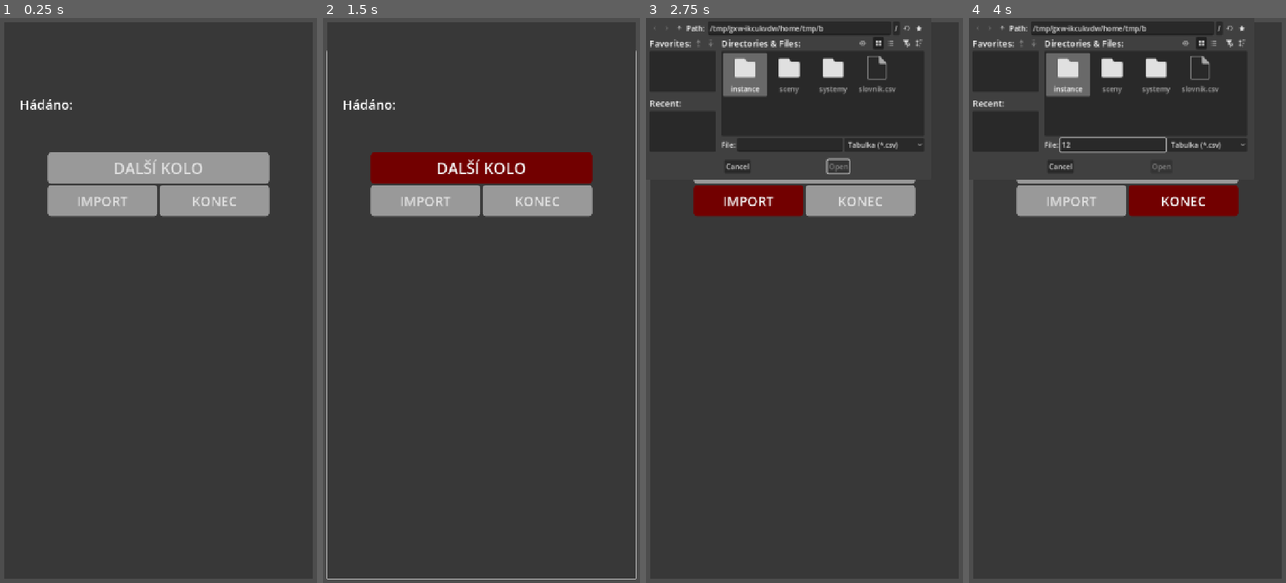
Above: before the commit, frames 1-4 (left to right).
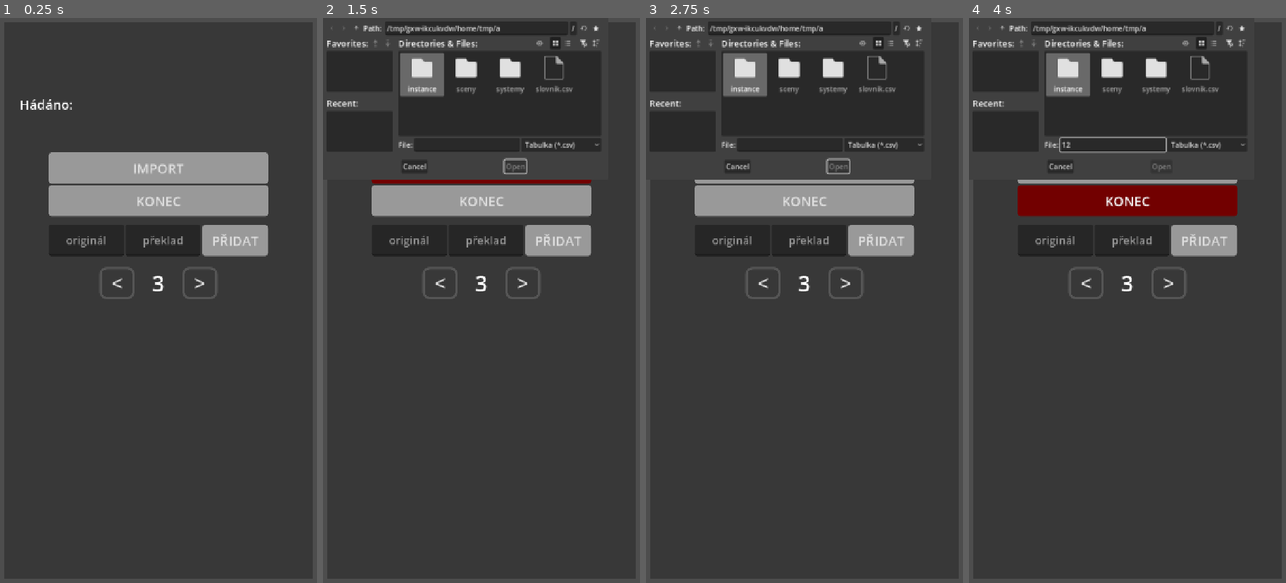
Above: after the commit, the same moments.

Repository: hyearchom/clueword
Game: Godot game, scene res://sceny/Hra.tscn
The game is run twice, just before and just after one commit, with the same random seed, the same clock (stepped at 60 frames per second) and the same inputs.
Inputs (mouse positions are in pixels of both pictures, inside the frame that each line leads up to):
- Up to frame 1 (0.25 s): no input
- Up to frame 2 (1.5 s): click (481, 317) at 0.52 s; type "12" at 0.6 s; click (481, 170) at 1.25 s, where only the run before the commit has a clickable "DALŠÍ KOLO"
- Up to frame 3 (2.75 s): click "IMPORT" at 2 s
- Up to frame 4 (4 s): click (1111, 142) at 2.77 s; type "12" at 2.85 s; click "KONEC" at 3.5 s

The runs differ from the first frame. In frame 1, 2.5% of the frame differs, in the area x 14-86%, y 23-50%; in frame 2, 9.2%, in the area x 1-99%, y 0-100%; in frame 3, 4.0%; in frame 4, 4.0%.

Commit message:
V 0.9
Added option to expand list of words

Added option to change number of words

Diff:
--- a/project.godot
+++ b/project.godot
@@ -11,7 +11,7 @@
 [application]
 
 config/name="Clueword"
-config/version="0.8"
+config/version="0.9"
 run/main_scene="uid://ctvyxn3egr5bj"
 config/features=PackedStringArray("4.7", "GL Compatibility")
 config/icon="res://icon.svg"
--- a/sceny/Hra.gd
+++ b/sceny/Hra.gd
@@ -6,6 +6,7 @@
 @onready var Chyby: Label = Stav.get_node(^"Chyby")
 @onready var Oznameni: Label = Stav.get_node(^"Oznameni")
 @onready var Pouzita: Label = $Mapa/Prvky/Stav/Pouzita/Pismena
+@onready var Nova_hra: Button = $Mapa/Prvky/Stav/NaStred/PodSebou/Nova_hra
 
 
 func _ready() -> void:
@@ -35,6 +36,7 @@
 	Chyby.vynulovat()
 	Mapa.nove_kolo()
 	Hadani.aktivace(true)
+	Nova_hra.show()
 
 
 func zavrit() -> void:
--- a/sceny/Hra.tscn
+++ b/sceny/Hra.tscn
@@ -6,6 +6,8 @@
 [ext_resource type="Script" uid="uid://x56egu836x1x" path="res://sceny/Chyby.gd" id="4_j7enp"]
 [ext_resource type="Script" uid="uid://c8n06uxdltk3i" path="res://systemy/Importovat.gd" id="5_cxnpc"]
 [ext_resource type="Script" uid="uid://dsmpt0ajfoeva" path="res://systemy/vyber_souboru.gd" id="5_imq26"]
+[ext_resource type="Script" uid="uid://ccu0fph7ory2i" path="res://sceny/pridat_slovo.gd" id="6_4x2t1"]
+[ext_resource type="Script" uid="uid://dcagqh4btxymo" path="res://sceny/pocet_slov.gd" id="7_xpy4i"]
 
 [sub_resource type="StyleBoxFlat" id="StyleBoxFlat_cxnpc"]
 bg_color = Color(0.44705883, 0, 0, 1)
@@ -23,6 +25,7 @@
 [sub_resource type="Theme" id="Theme_cxnpc"]
 Button/styles/hover = SubResource("StyleBoxFlat_cxnpc")
 Button/styles/normal = SubResource("StyleBoxFlat_j7enp")
+LineEdit/font_sizes/font_size = 25
 
 [sub_resource type="LabelSettings" id="LabelSettings_nsmsb"]
 font_size = 50
@@ -35,6 +38,35 @@
 font_size = 50
 outline_size = 2
 outline_color = Color(0.26666668, 0.26666668, 0.26666668, 1)
+
+[sub_resource type="StyleBoxFlat" id="StyleBoxFlat_4x2t1"]
+bg_color = Color(0.44705883, 0, 0, 1)
+border_width_left = 5
+border_width_top = 5
+border_width_right = 5
+border_width_bottom = 5
+border_color = Color(0.44705883, 0, 0, 1)
+corner_radius_top_left = 15
+corner_radius_top_right = 15
+corner_radius_bottom_right = 15
+corner_radius_bottom_left = 15
+
+[sub_resource type="StyleBoxFlat" id="StyleBoxFlat_ut5n0"]
+bg_color = Color(0.6, 0.6, 0.6, 0)
+border_width_left = 5
+border_width_top = 5
+border_width_right = 5
+border_width_bottom = 5
+border_color = Color(0.33333334, 0.33333334, 0.33333334, 1)
+corner_radius_top_left = 15
+corner_radius_top_right = 15
+corner_radius_bottom_right = 15
+corner_radius_bottom_left = 15
+
+[sub_resource type="Theme" id="Theme_of63n"]
+Button/font_sizes/font_size = 45
+Button/styles/hover = SubResource("StyleBoxFlat_4x2t1")
+Button/styles/normal = SubResource("StyleBoxFlat_ut5n0")
 
 [node name="Hra" type="Node" unique_id=787140434]
 script = ExtResource("1_imq26")
@@ -121,37 +153,91 @@
 alignment = 1
 
 [node name="PodSebou" type="VBoxContainer" parent="Mapa/Prvky/Stav/NaStred" unique_id=1591540971]
-layout_mode = 2
-
-[node name="Nova_hra" type="Button" parent="Mapa/Prvky/Stav/NaStred/PodSebou" unique_id=1646957082]
-custom_minimum_size = Vector2(250, 70)
-layout_mode = 2
-theme_override_font_sizes/font_size = 35
-text = "DALŠÍ KOLO"
-
-[node name="VedleSebe" type="HBoxContainer" parent="Mapa/Prvky/Stav/NaStred/PodSebou" unique_id=1525159321]
-layout_mode = 2
-
-[node name="Importovat" type="Button" parent="Mapa/Prvky/Stav/NaStred/PodSebou/VedleSebe" unique_id=1931515881 node_paths=PackedStringArray("Vyber_souboru", "Hra")]
+custom_minimum_size = Vector2(500, 0)
+layout_mode = 2
+
+[node name="Importovat" type="Button" parent="Mapa/Prvky/Stav/NaStred/PodSebou" unique_id=1931515881 node_paths=PackedStringArray("Vyber_souboru", "Hra")]
 custom_minimum_size = Vector2(250, 70)
 layout_mode = 2
 theme_override_font_sizes/font_size = 30
 text = "IMPORT"
 script = ExtResource("5_cxnpc")
-Vyber_souboru = NodePath("../../../../../../../Vyber_souboru")
-Hra = NodePath("../../../../../../..")
-
-[node name="Ukoncit" type="Button" parent="Mapa/Prvky/Stav/NaStred/PodSebou/VedleSebe" unique_id=1910250768]
+Vyber_souboru = NodePath("../../../../../../Vyber_souboru")
+Hra = NodePath("../../../../../..")
+
+[node name="Nova_hra" type="Button" parent="Mapa/Prvky/Stav/NaStred/PodSebou" unique_id=1646957082]
+visible = false
+custom_minimum_size = Vector2(250, 70)
+layout_mode = 2
+theme_override_font_sizes/font_size = 35
+text = "DALŠÍ KOLO"
+
+[node name="Ukoncit" type="Button" parent="Mapa/Prvky/Stav/NaStred/PodSebou" unique_id=1910250768]
 custom_minimum_size = Vector2(250, 70)
 layout_mode = 2
 theme_override_font_sizes/font_size = 30
 text = "KONEC"
+
+[node name="Nastaveni" type="VBoxContainer" parent="Mapa/Prvky" unique_id=309646455]
+layout_mode = 2
+theme_override_constants/separation = 25
+
+[node name="Pridat_slovo" type="HBoxContainer" parent="Mapa/Prvky/Nastaveni" unique_id=969872134]
+layout_mode = 2
+alignment = 1
+script = ExtResource("6_4x2t1")
+
+[node name="Original" type="LineEdit" parent="Mapa/Prvky/Nastaveni/Pridat_slovo" unique_id=1573640364]
+custom_minimum_size = Vector2(170, 0)
+layout_mode = 2
+theme_override_font_sizes/font_size = 25
+placeholder_text = "originál"
+alignment = 1
+
+[node name="Preklad" type="LineEdit" parent="Mapa/Prvky/Nastaveni/Pridat_slovo" unique_id=1836507132]
+custom_minimum_size = Vector2(170, 0)
+layout_mode = 2
+theme_override_font_sizes/font_size = 25
+placeholder_text = "překlad"
+alignment = 1
+
+[node name="Pridat" type="Button" parent="Mapa/Prvky/Nastaveni/Pridat_slovo" unique_id=2108851192]
+custom_minimum_size = Vector2(150, 70)
+layout_mode = 2
+theme_override_font_sizes/font_size = 30
+text = "PŘIDAT"
+
+[node name="Pocet_slov" type="HBoxContainer" parent="Mapa/Prvky/Nastaveni" unique_id=1701299444]
+layout_mode = 2
+theme = SubResource("Theme_of63n")
+alignment = 1
+script = ExtResource("7_xpy4i")
+
+[node name="Mene" type="Button" parent="Mapa/Prvky/Nastaveni/Pocet_slov" unique_id=1564477791]
+custom_minimum_size = Vector2(80, 70)
+layout_mode = 2
+text = "<"
+
+[node name="Pocet" type="Label" parent="Mapa/Prvky/Nastaveni/Pocet_slov" unique_id=1560072127]
+custom_minimum_size = Vector2(100, 0)
+layout_mode = 2
+theme_override_font_sizes/font_size = 50
+text = "3"
+horizontal_alignment = 1
+
+[node name="Vice" type="Button" parent="Mapa/Prvky/Nastaveni/Pocet_slov" unique_id=297959880]
+custom_minimum_size = Vector2(80, 70)
+layout_mode = 2
+text = ">"
 
 [node name="Vyber_souboru" type="FileDialog" parent="." unique_id=71185896]
 oversampling_override = 1.0
 script = ExtResource("5_imq26")
 
 [connection signal="text_changed" from="Mapa/Hadani" to="Mapa/Hadani" method="_overit_pismeno"]
+[connection signal="pressed" from="Mapa/Prvky/Stav/NaStred/PodSebou/Importovat" to="Mapa/Prvky/Stav/NaStred/PodSebou/Importovat" method="_stisk"]
 [connection signal="pressed" from="Mapa/Prvky/Stav/NaStred/PodSebou/Nova_hra" to="." method="nova_hra"]
-[connection signal="pressed" from="Mapa/Prvky/Stav/NaStred/PodSebou/VedleSebe/Importovat" to="Mapa/Prvky/Stav/NaStred/PodSebou/VedleSebe/Importovat" method="_stisk"]
-[connection signal="pressed" from="Mapa/Prvky/Stav/NaStred/PodSebou/VedleSebe/Ukoncit" to="." method="zavrit"]
+[connection signal="pressed" from="Mapa/Prvky/Stav/NaStred/PodSebou/Ukoncit" to="." method="zavrit"]
+[connection signal="pressed" from="Mapa/Prvky/Nastaveni/Pridat_slovo/Pridat" to="Mapa/Prvky/Nastaveni/Pridat_slovo" method="_pridat_slovo"]
+[connection signal="pressed" from="Mapa/Prvky/Nastaveni/Pocet_slov/Mene" to="Mapa/Prvky/Nastaveni/Pocet_slov" method="zmenit" binds= [-1]]
+[connection signal="pressed" from="Mapa/Prvky/Nastaveni/Pocet_slov/Vice" to="Mapa/Prvky/Nastaveni/Pocet_slov" method="zmenit" binds= [1]]
--- a/sceny/Mapa.gd
+++ b/sceny/Mapa.gd
@@ -6,24 +6,16 @@
 @onready var Slova: VBoxContainer = $Prvky/Slova
 
 var vybrano: Array
+var hadana_slova: int
+
 
 func nove_kolo() -> void:
-	var slova = Databaze.vybrat_procviceni(3)
+	var slova = Databaze.vybrat_procviceni(hadana_slova)
 	for vyber in slova:
 		var slovo = SLOVO.instantiate()
 		Slova.add_child(slovo)
 		slovo.nova_hadanka(vyber, Databaze.tabulka[vyber].preklad)
 
 
-#func vybrat_zaznam() -> String:
-	#var zaznam: String
-	#while true:
-		#zaznam = Databaze.tabulka.keys().pick_random()
-		#if zaznam not in vybrano:
-			#break
-	#vybrano.append(zaznam)
-	#return zaznam
-
-
 func _exit_tree() -> void:
 	Databaze.ulozit_tabulku()
--- /dev/null
+++ b/sceny/pocet_slov.gd
@@ -0,0 +1,26 @@
+extends HBoxContainer
+
+@onready var Mapa: MarginContainer = get_node("/root/Hra/Mapa")
+@onready var Pocet: Label = $Pocet
+
+var pocet_slov := int(3)
+const MAXIMUM_SLOV = 15
+
+
+func _ready() -> void:
+	nastavit()
+
+
+func zmenit(mira:int) -> void:
+	pocet_slov += mira
+	pocet_slov = clamp(pocet_slov, 1, MAXIMUM_SLOV)
+	nastavit()
+	aktualizovat()
+
+
+func aktualizovat() -> void:
+	Pocet.text = str(pocet_slov)
+
+
+func nastavit() -> void:
+	Mapa.hadana_slova = pocet_slov
--- /dev/null
+++ b/sceny/pridat_slovo.gd
@@ -0,0 +1,25 @@
+extends HBoxContainer
+
+var Databaze = preload("uid://dru12gn63xyxn")
+
+const OBTIZNOST_SLOVA = 10
+
+@onready var Original: LineEdit = $Original
+@onready var Preklad: LineEdit = $Preklad
+@onready var Pridat: Button = $Pridat
+
+
+func _pridat_slovo() -> void:
+	if not Original.text or not Preklad.text:
+		return
+
+	Databaze.pridat_zaznam(
+		Original.text,
+		Preklad.text,
+		OBTIZNOST_SLOVA)
+	vymazat_podklady()
+
+
+func vymazat_podklady() -> void:
+	Original.text = ""
+	Preklad.text = ""
--- a/slovnik.csv
+++ b/slovnik.csv
@@ -29,7 +29,7 @@
 stall motor,zarazit motor,0
 thorougly,důkladně,0
 consonant,souhláska,0
-bum,tulák,12
+bum,tulák,36
 crude,surový,0
 ravage,zničit,0
 hummingbird,kolibřík,0
@@ -60,7 +60,7 @@
 fumble,přehmat,0
 despondent,sklíčený,0
 vigor,ráznost,0
-fortitude,odolnost,12
+fortitude,odolnost,36
 affable,přívětivý,0
 entail,zahrnovat,0
 stifle,dusit,0
@@ -139,11 +139,12 @@
 scrutiny,kontrola,0
 cilantro,koriandr,0
 infallible,neomylný,0
-default,prodlení,12
-valiant,udatný,0
+default,prodlení,40
+valiant,udatný,4
 slice,plátek,0
 scoff,posmívat se,0
 coax,uchlácholit,0
 clinch,skoba,0
 fallacy,klam,0
 entrail,vnitřnosti,0
+dog,pes,18
--- a/systemy/Databaze.gd
+++ b/systemy/Databaze.gd
@@ -109,3 +109,14 @@
 					return vyber
 	# tohle je jen, aby byl ticho debugger
 	return []
+
+
+func pridat_zaznam(original:String, preklad:String, uroven: int) -> void:
+	if not tabulka:
+		push_error("Chybí tabulka")
+		return
+
+	if not tabulka.has(original):
+		tabulka[original] = {"preklad": preklad, "uroven": uroven}
+
+	#print(tabulka[original])
--- a/systemy/Importovat.gd
+++ b/systemy/Importovat.gd
@@ -12,3 +12,4 @@
 func _nahrat_data(cesta:String) -> void:
 	Databaze.importuj_csv(cesta)
 	Hra.nova_hra()
+	hide()
Not shown, added: sceny/pocet_slov.gd.uid
Not shown, added: sceny/pridat_slovo.gd.uid
